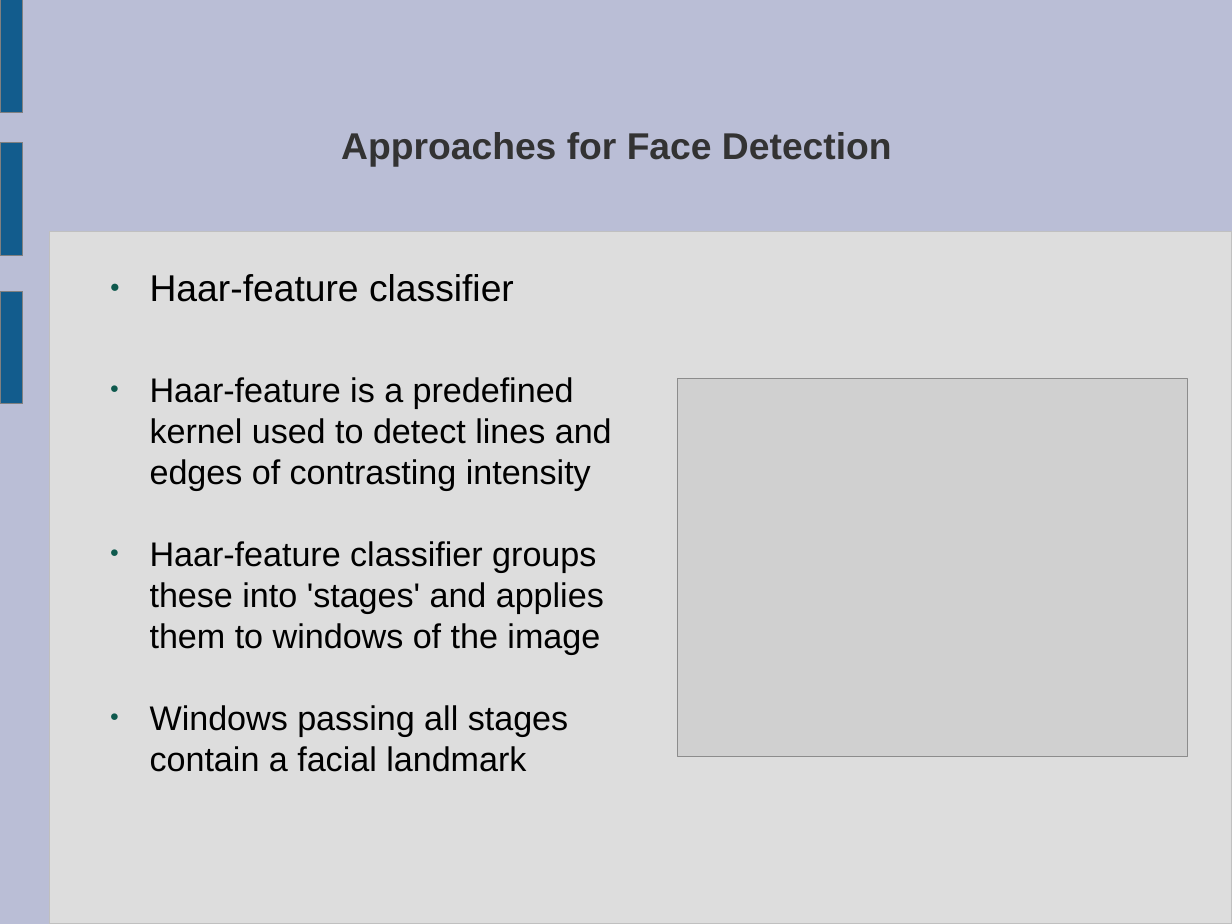
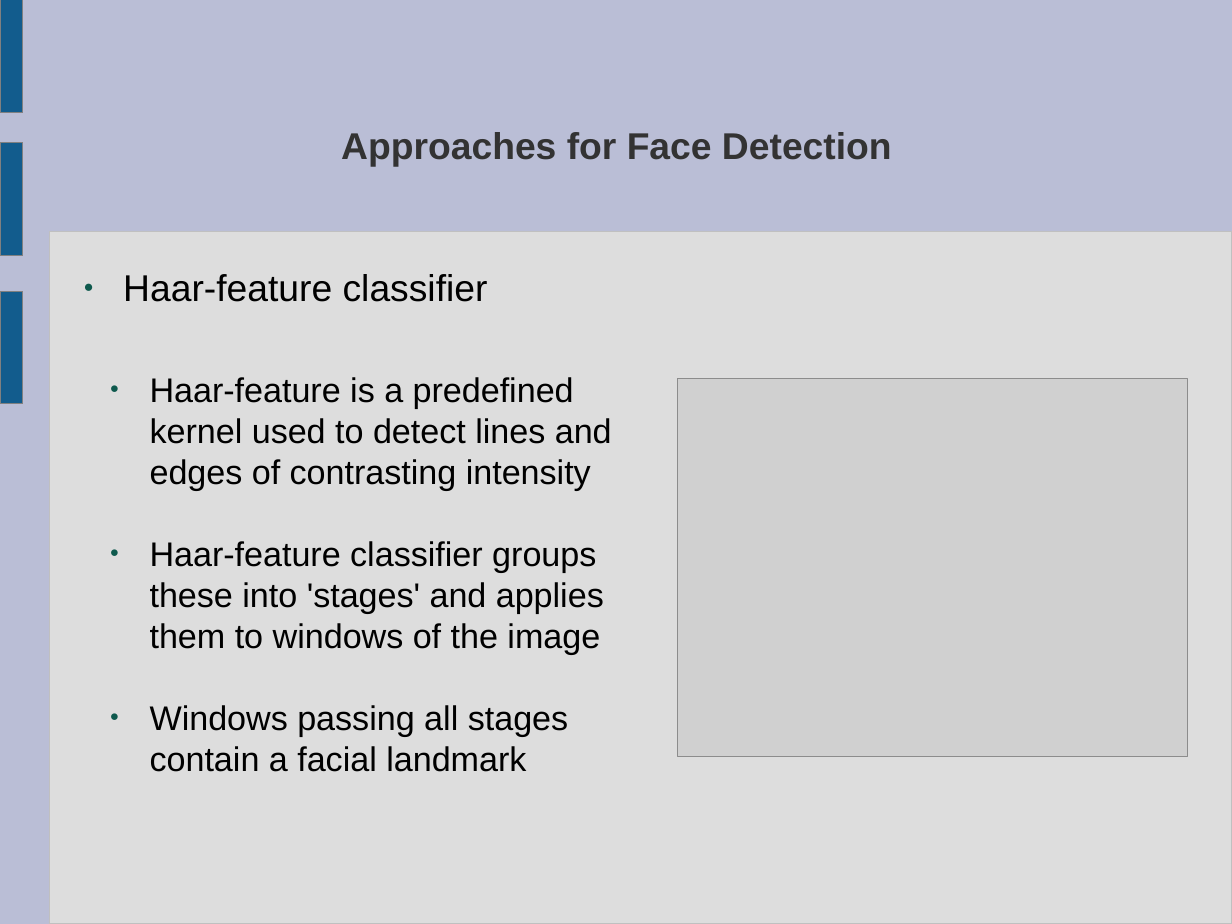
Before and after one commit to Payne325/Talks, a slide deck: slide 5 of bongosero/Games Wales/Games Wales Presentation.odp. Drawn at 1232x924 pixels with LibreOffice and Linux fonts; fonts in the diff are those of the drawing; grey boxes stand for pictures. Boxes give left, top, right and bottom in pixels: in the first picture for what was removed or moved away, otherwise in the second. Text is boxed around its words. In the diff, an @@ line names an element or a change of style, - is before the commit and + after.

```diff
--- a/bongosero/Games Wales/Games Wales Presentation.odp
+++ b/bongosero/Games Wales/Games Wales Presentation.odp
@@ text "Haar-feature classifier": place and size @@
-text "Haar-feature classifier" at [150, 274, 514, 302]
+text "Haar-feature classifier" at [123, 274, 488, 302]
```
Also in this commit, not shown: 6 other slides changed, 6 slides added, 6 slides removed, 1 other file.
